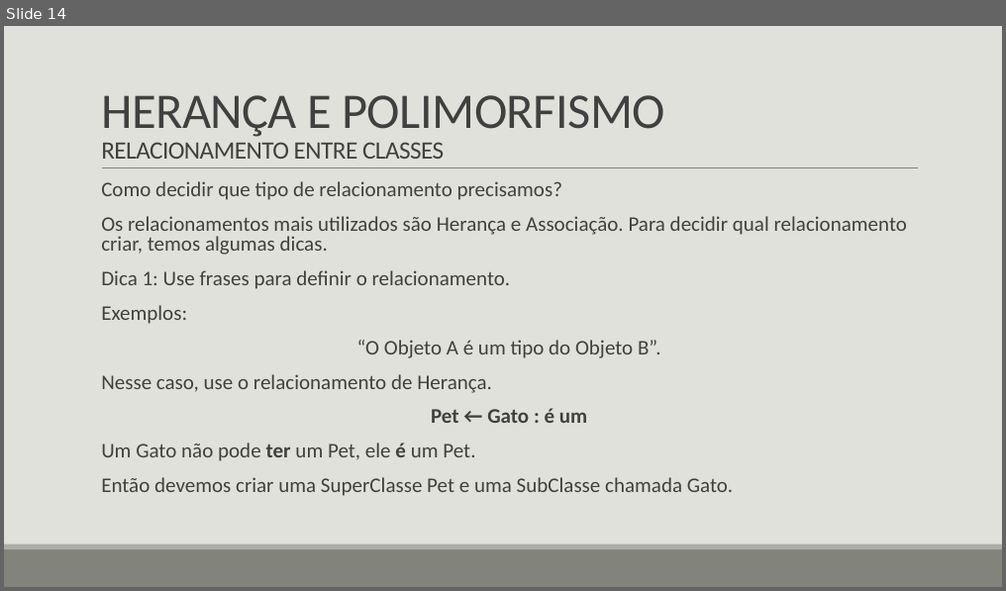
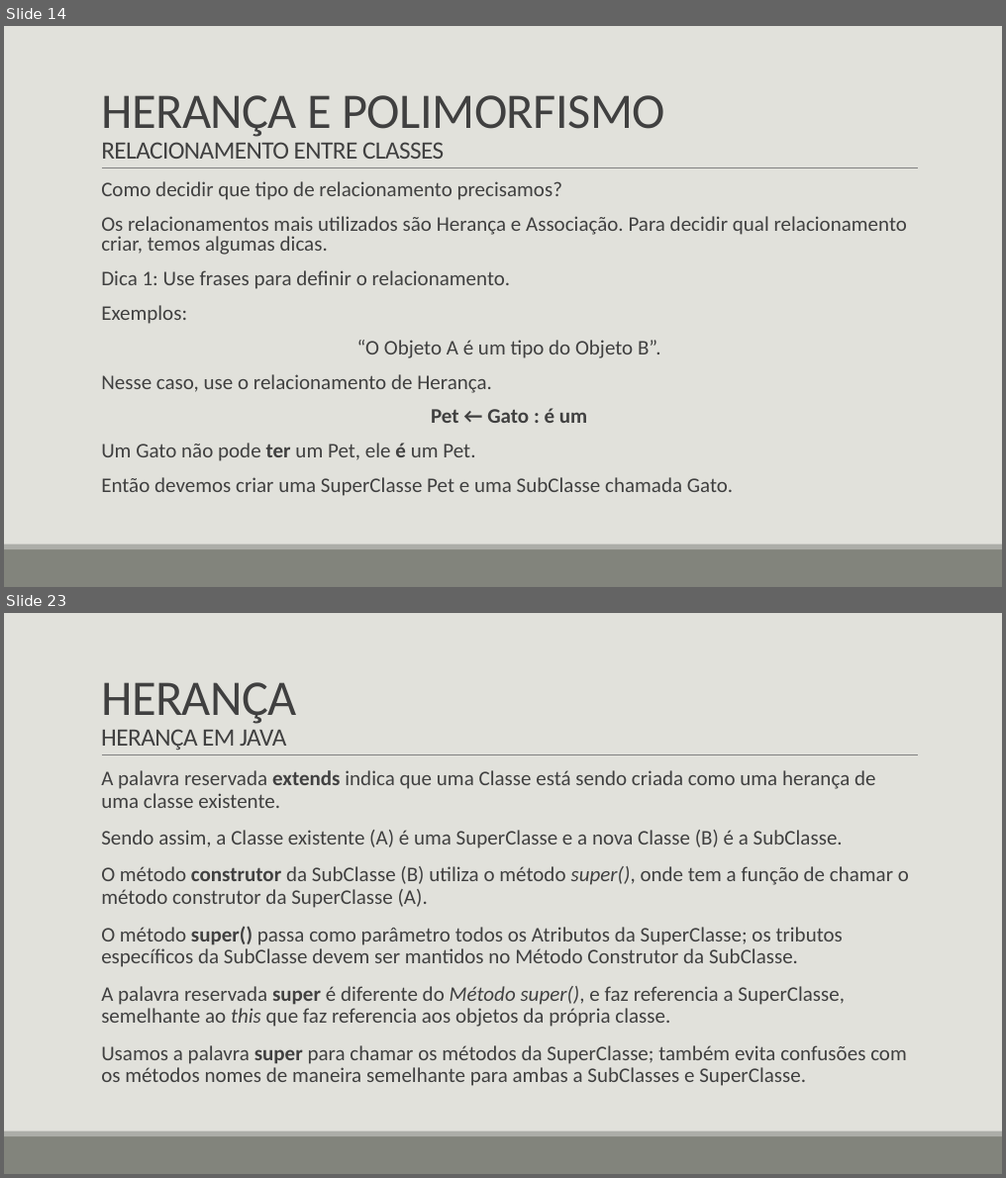
Before and after one commit to LucasHerculanoAmaro/Minhas-Aulas, a slide deck: Euripedes Simões de Paula/Java/Programação Orientada a Objetos 2/Programação Orientada a Objetos 2.pptx. Shown one above the other, each under a label of ours: slide 14 before the commit, slides 14 and 23 after it; the slides between them are not shown. The pictures are 1006x591 and 1006x1178 pixels, drawn with LibreOffice and Linux fonts; fonts in the diff are those of the drawing. Boxes give left, top, right and bottom in pixels: in the first picture for what was removed or moved away, otherwise in the second. Text is boxed around its words. In the diff, an @@ line names an element or a change of style, - is before the commit and + after.

```diff
--- a/Euripedes Simões de Paula/Java/Programação Orientada a Objetos 2/Programação Orientada a Objetos 2.pptx
+++ b/Euripedes Simões de Paula/Java/Programação Orientada a Objetos 2/Programação Orientada a Objetos 2.pptx
@@ slide 23 added at [4,613,1002,1174], background #E1E1DB; not listed: 3 template elements that a slide beside it also shows @@
@@ title added at [101,682,297,750], 24 pt, text #404040 @@
+HERANÇA
+HERANÇA EM JAVA
@@ text added at [101,770,909,1086], 20 pt, text #404040 @@
+  A palavra reservada extends indica que uma Classe está sendo criada como uma herança de uma classe existente.
+  Sendo assim, a Classe existente (A) é uma SuperClasse e a nova Classe (B) é a SubClasse.
+  O método construtor da SubClasse (B) utiliza o método super(), onde tem a função de chamar o método construtor da SuperClasse (A).
+  O método super() passa como parâmetro todos os Atributos da SuperClasse; os tributos específicos da SubClasse devem ser mantidos no Método Construtor da SubClasse.
+  A palavra reservada super é diferente do Método super(), e faz referencia a SuperClasse, semelhante ao this que faz referencia aos objetos da própria classe.
+  Usamos a palavra super para chamar os métodos da SuperClasse; também evita confusões com os métodos nomes de maneira semelhante para ambas a SubClasses e SuperClasse.
```
Also in this commit, not shown: 1 slide changed, 13 other slides added, 1 other file.
